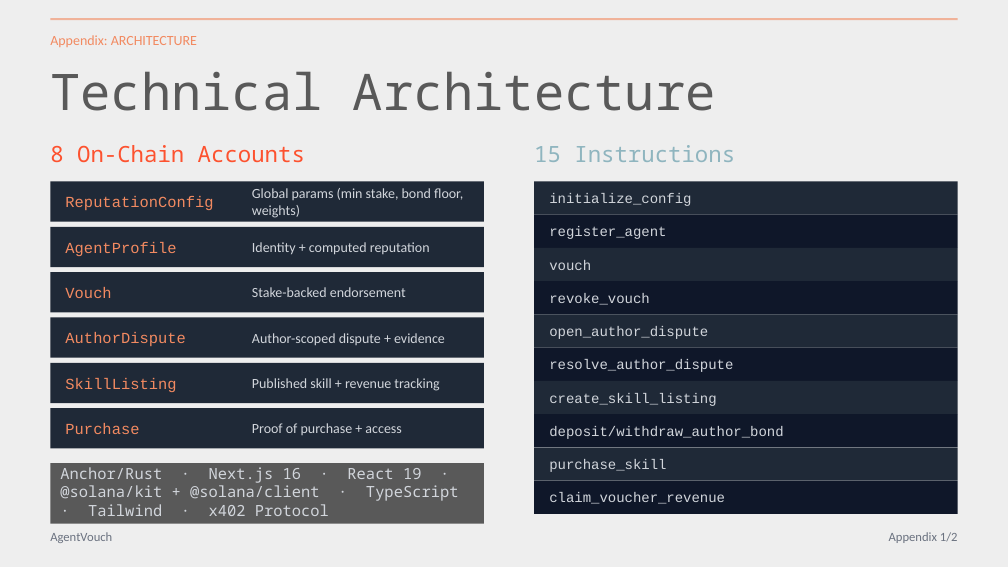
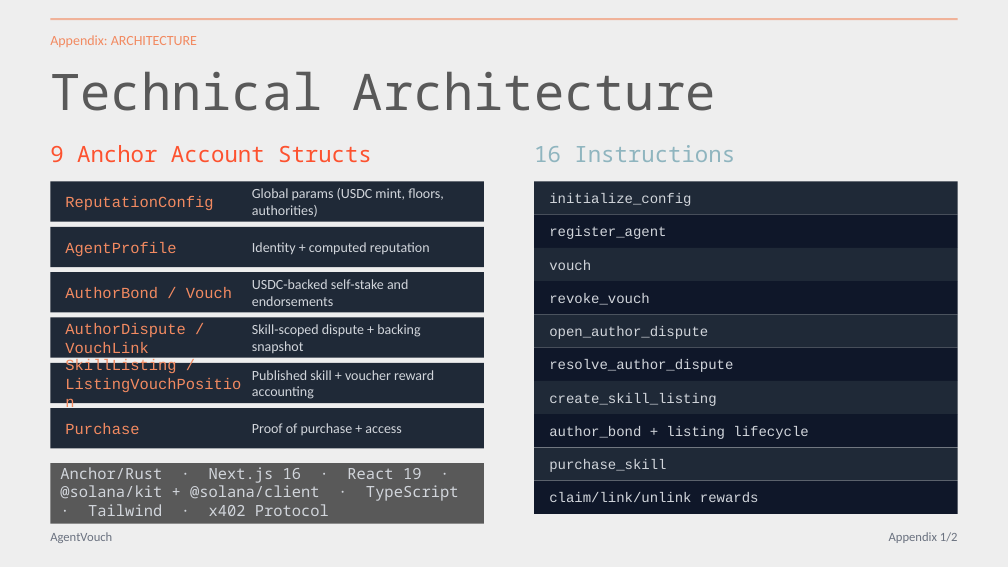
Before and after one commit to dirtybits/agent-reputation-oracle, a slide deck: slide 14 of pitch/AgentVouch_walkthrough.pptx. Drawn at 1008x567 pixels with LibreOffice and Linux fonts; fonts in the diff are those of the drawing. Boxes give left, top, right and bottom in pixels: in the first picture for what was removed or moved away, otherwise in the second. Text is boxed around its words. In the diff, an @@ line names an element or a change of style, - is before the commit and + after.

```diff
--- a/pitch/AgentVouch_walkthrough.pptx
+++ b/pitch/AgentVouch_walkthrough.pptx
@@ text at (50,145,372,162): text changed @@
-8 On-Chain Accounts
+9 Anchor Account Structs
@@ text at (534,145,735,162): text changed @@
-15 Instructions
+16 Instructions
@@ text at (252,188,444,217): text changed @@
-Global params (min stake, bond floor, weights)
+Global params (USDC mint, floors, authorities)
@@ text at (65,287,232,298): text changed @@
-Vouch
+AuthorBond / Vouch
@@ text at (252,279,408,306): text changed @@
-Stake-backed endorsement
+USDC-backed self-stake and endorsements
@@ text at (65,323,185,353): text changed @@
-AuthorDispute
+AuthorDispute / VouchLink
@@ text at (252,324,420,353): text changed @@
-Author-scoped dispute + evidence
+Skill-scoped dispute + backing snapshot
@@ text at (65,359,176,373): text changed @@
-SkillListing
+SkillListing / ListingVouchPosition
@@ text at (252,370,434,399): text changed @@
-Published skill + revenue tracking
+Published skill + voucher reward accounting
@@ text at (549,426,808,439): text changed @@
-deposit/withdraw_author_bond
+author_bond + listing lifecycle
@@ text at (549,492,759,502): text changed @@
-claim_voucher_revenue
+claim/link/unlink rewards
```
Also in this commit, not shown: 12 other slides changed, 10 other files.
